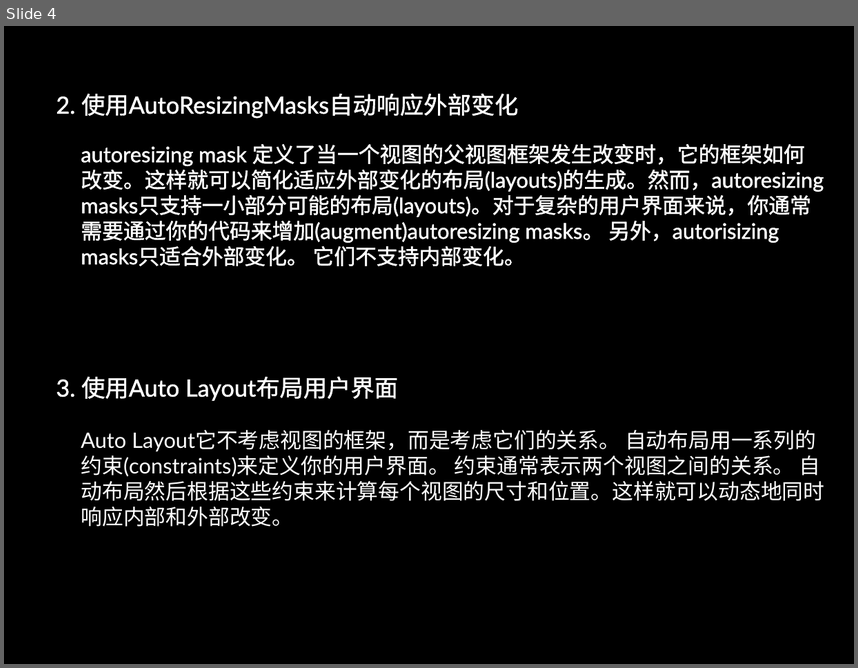
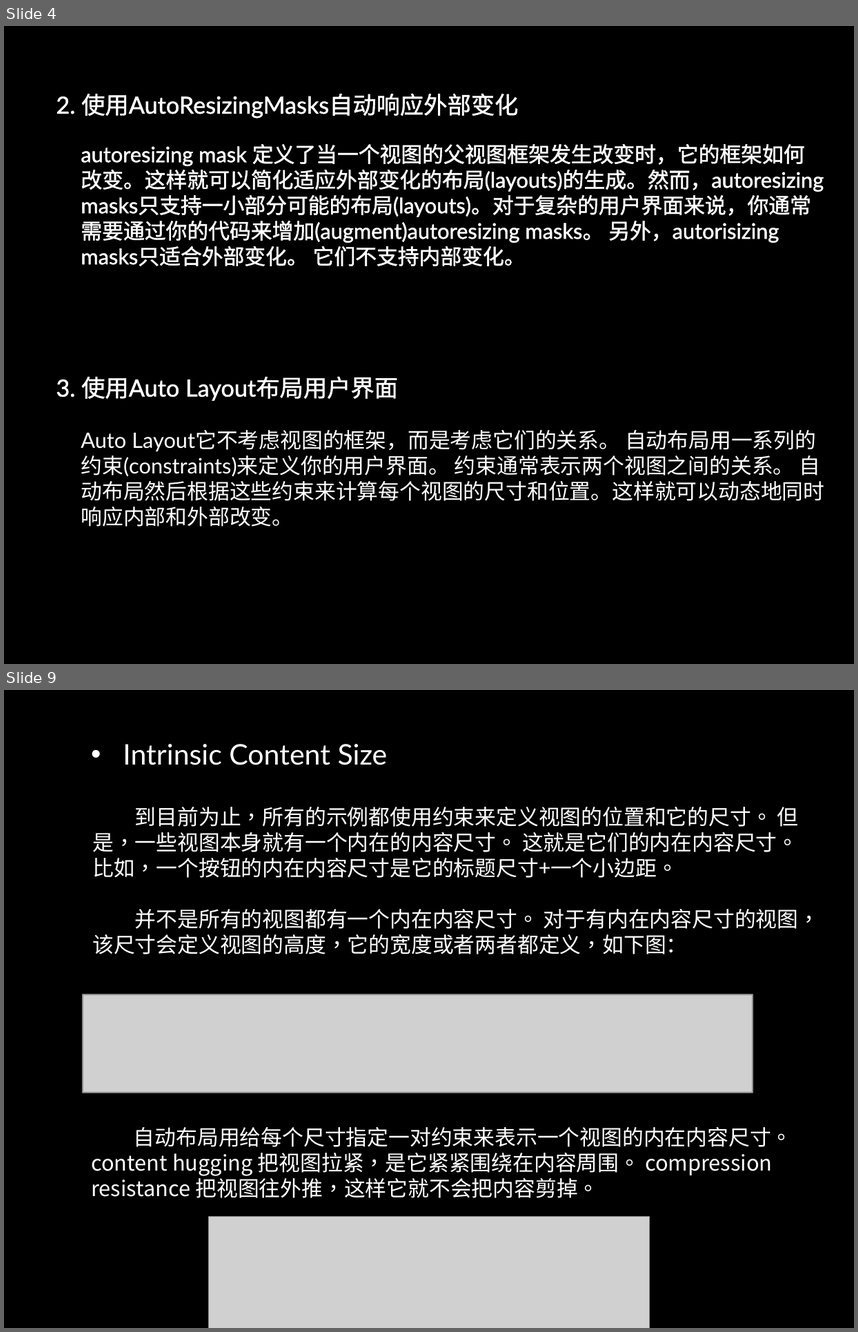
Before and after one commit to danalu/MyApp, a slide deck: Auto Layout.pptx. Shown one above the other, each under a label of ours: slide 4 before the commit, slides 4 and 9 after it; the slides between them are not shown. The pictures are 858x668 and 858x1332 pixels, drawn with LibreOffice and Linux fonts; fonts in the diff are those of the drawing; grey boxes stand for pictures; background and template pictures are left out. Boxes give left, top, right and bottom in pixels: in the first picture for what was removed or moved away, otherwise in the second. Text is boxed around its words. In the diff, an @@ line names an element or a change of style, - is before the commit and + after.

```diff
--- a/Auto Layout.pptx
+++ b/Auto Layout.pptx
@@ slide 9 added at (4, 690, 854, 1328), background picture (left out) @@
@@ text added at (123, 744, 388, 765), 24 pt, text #FFFFFF @@
+• Intrinsic Content Size
@@ text added at (92, 807, 820, 954), 18 pt, text #FFFFFF @@
+到目前为止，所有的示例都使用约束来定义视图的位置和它的尺寸。 但是，一些视图本身就有一个内在的内容尺寸。 这就是它们的内在内容尺寸。 比如，一个按钮的内在内容尺寸是它的标题尺寸+一个小边距。
+并不是所有的视图都有一个内在内容尺寸。 对于有内在内容尺寸的视图，该尺寸会定义视图的高度，它的宽度或者两者都定义，如下图：
@@ picture added at (83, 994, 753, 1092) @@
@@ text added at (91, 1127, 793, 1198), 18 pt, text #FFFFFF @@
+自动布局用给每个尺寸指定一对约束来表示一个视图的内在内容尺寸。 content hugging 把视图拉紧，是它紧紧围绕在内容周围。 compression resistance 把视图往外推，这样它就不会把内容剪掉。
@@ picture added at (208, 1216, 649, 1328) @@
```
Also in this commit, not shown: 2 slides changed, 3 other slides added, 4 slides removed.
